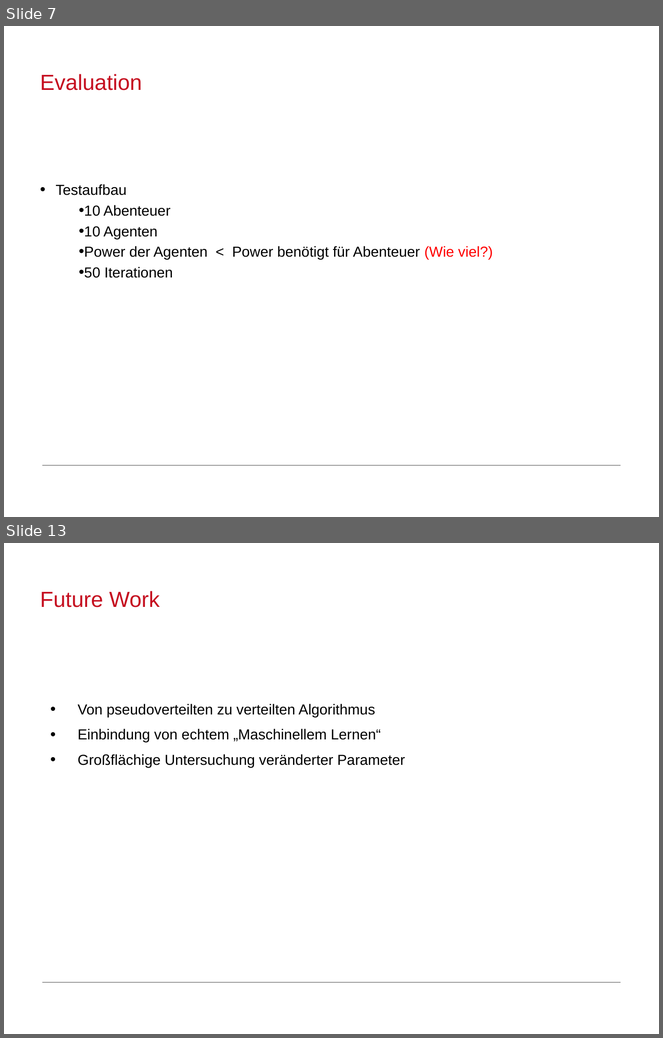
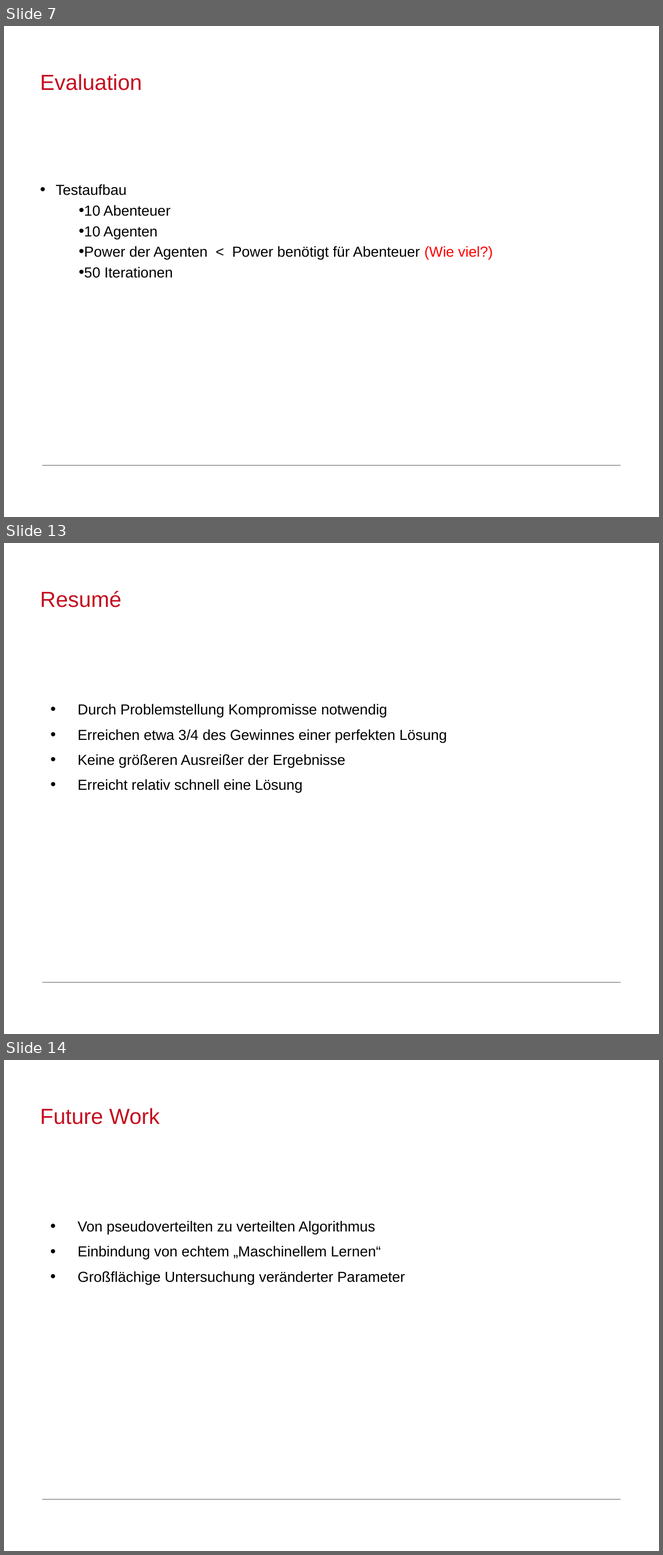
Before and after one commit to MFizz/AiF, a slide deck: Abschluss/Abschluss.odp. Shown one above the other, each under a label of ours: slides 7 and 13 before the commit, slides 7, 13 and 14 after it; the slides between them are not shown. The pictures are 663x1038 and 663x1555 pixels, drawn with LibreOffice and Linux fonts; fonts in the diff are those of the drawing; background and template pictures are left out. Boxes give left, top, right and bottom in pixels: in the first picture for what was removed or moved away, otherwise in the second. Text is boxed around its words. In the diff, an @@ line names an element or a change of style, - is before the commit and + after.

```diff
--- a/Abschluss/Abschluss.odp
+++ b/Abschluss/Abschluss.odp
@@ slide 13 added at (4, 543, 659, 1034), background #FFFFFF; not listed: 1 template element that a slide beside it also shows @@
@@ title added at (40, 591, 121, 607), 24 pt, text #C50E1F @@
+Resumé
@@ text added at (78, 704, 448, 793), 16 pt, text #000000 @@
+• Durch Problemstellung Kompromisse notwendig
+• Erreichen etwa 3/4 des Gewinnes einer perfekten Lösung
+• Keine größeren Ausreißer der Ergebnisse
+• Erreicht relativ schnell eine Lösung
@@ what was slide 13 is now slide 14 @@
```
Also in this commit, not shown: 3 slides changed, 3 other slides added, 3 slides removed, 1 other file.
